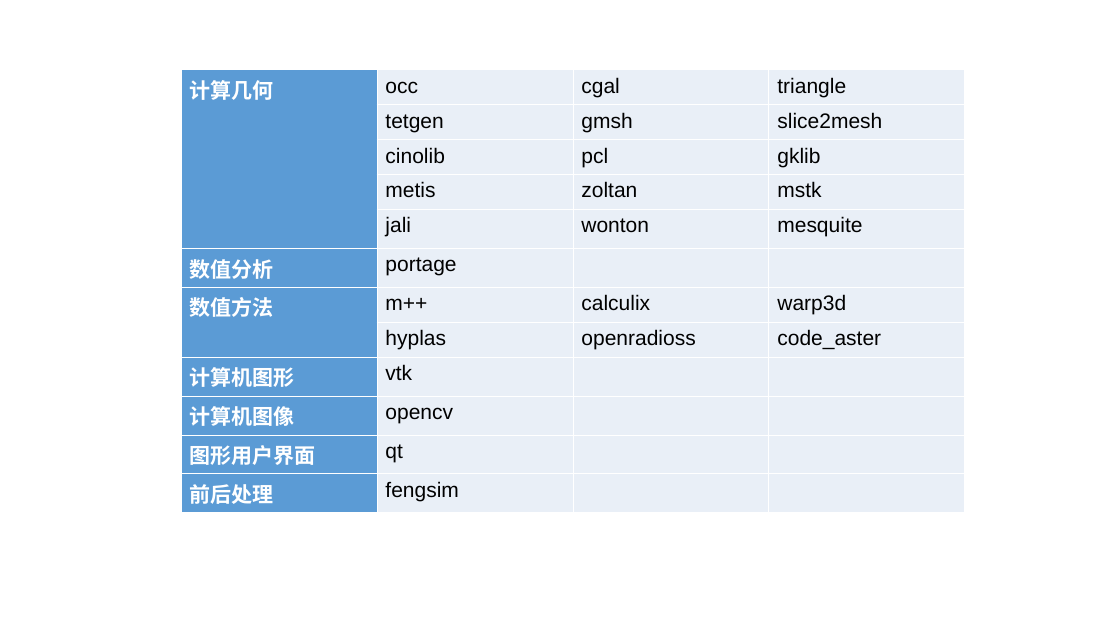
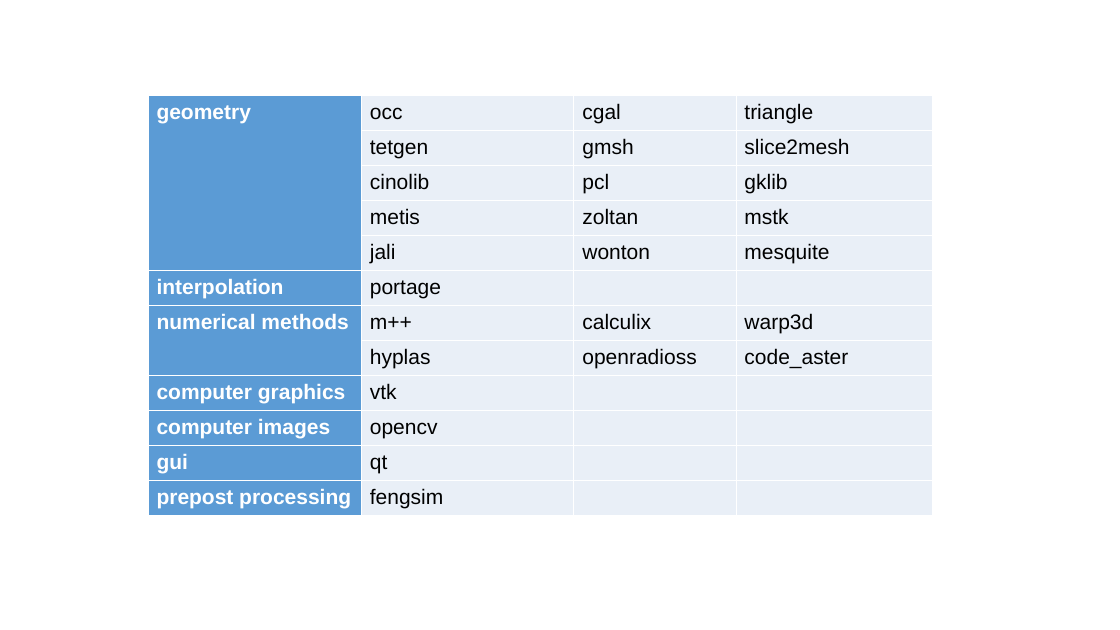
Before and after one commit to OpenDigitalTwin-Dev/FENGSim, a slide deck: slide 1 of images/Presentation1.pptx. Drawn at 1120x630 pixels with LibreOffice and Linux fonts; fonts in the diff are those of the drawing. Boxes give left, top, right and bottom in pixels: in the first picture for what was removed or moved away, otherwise in the second. Text is boxed around its words. In the diff, an @@ line names an element or a change of style, - is before the commit and + after.

```diff
--- a/images/Presentation1.pptx
+++ b/images/Presentation1.pptx
@@ table at (148, 96, 932, 516) @@
-row 1, column 1: 计算几何
+row 1, column 1: geometry
-row 6, column 1: 数值分析
+row 6, column 1: interpolation
-row 7, column 1: 数值方法
+row 7, column 1: numerical methods
-row 9, column 1: 计算机图形
+row 9, column 1: computer graphics
-row 10, column 1: 计算机图像
+row 10, column 1: computer images
-row 11, column 1: 图形用户界面
+row 11, column 1: gui
-row 12, column 1: 前后处理
+row 12, column 1: prepost processing
@@ table: place and size @@
-table at (181, 70, 965, 513)
+table at (148, 96, 932, 516)
```
